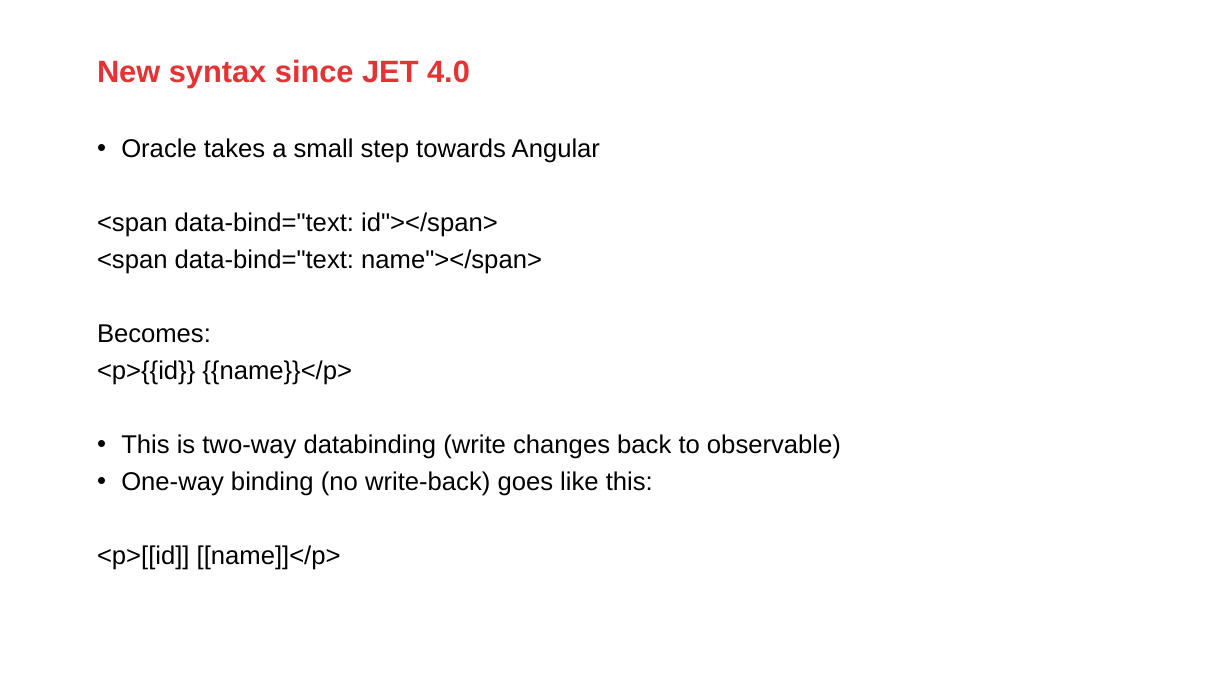
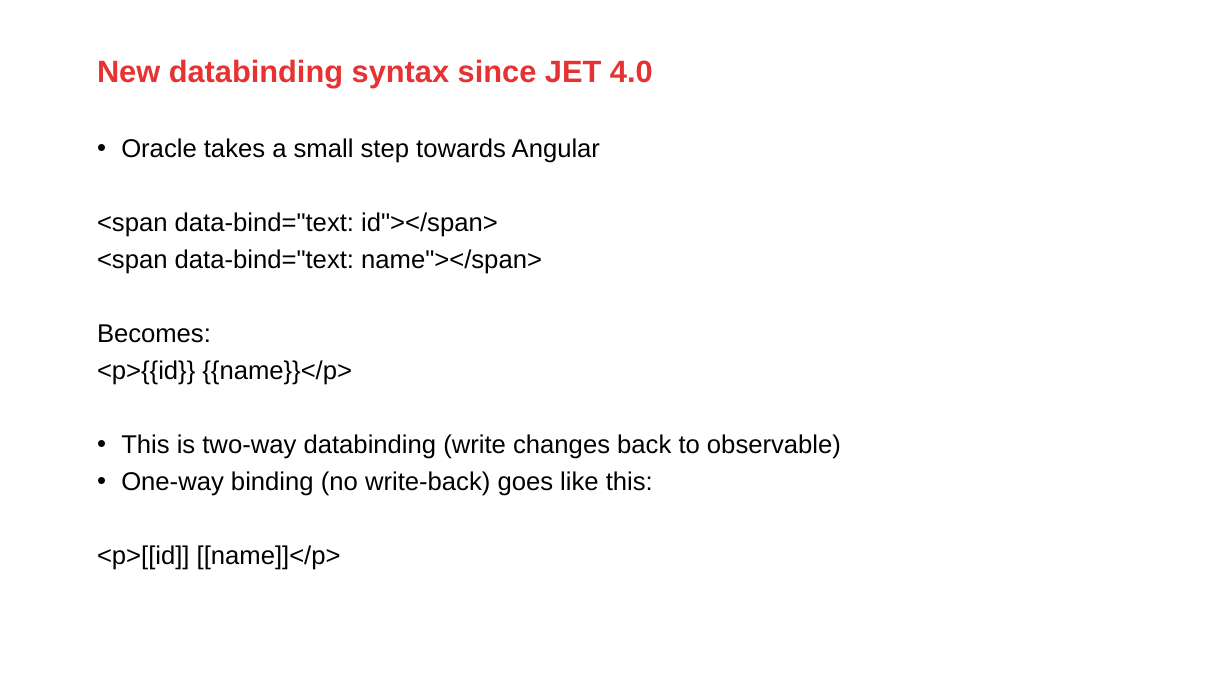
Before and after one commit to jeroenRX/AmisJetTraining, a slide deck: slide 5 of KnockoutJS.pptx (slide 3 before the commit). Drawn at 1232x693 pixels with LibreOffice and Linux fonts; fonts in the diff are those of the drawing; background and template pictures are left out. Boxes give left, top, right and bottom in pixels: in the first picture for what was removed or moved away, otherwise in the second. Text is boxed around its words. In the diff, an @@ line names an element or a change of style, - is before the commit and + after.

Commit message:
Added slide for ko:if

```diff
--- a/KnockoutJS.pptx
+++ b/KnockoutJS.pptx
@@ title at bbox=[97, 59, 653, 87]: text changed @@
-New syntax since JET 4.0
+New databinding syntax since JET 4.0
```
Also in this commit, not shown: 1 slide added.
